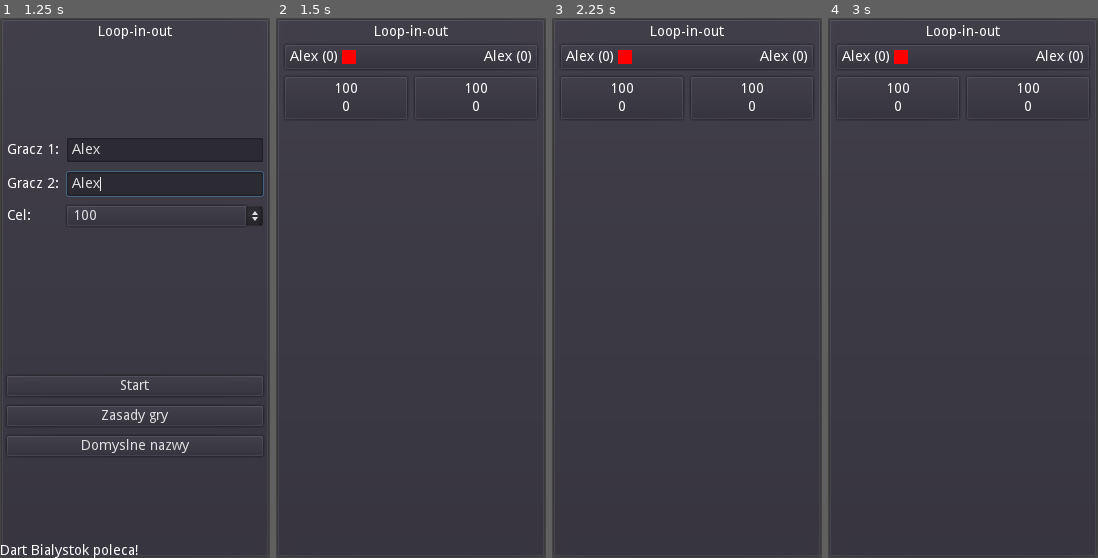
Above: before the commit, frames 1-4 (left to right).
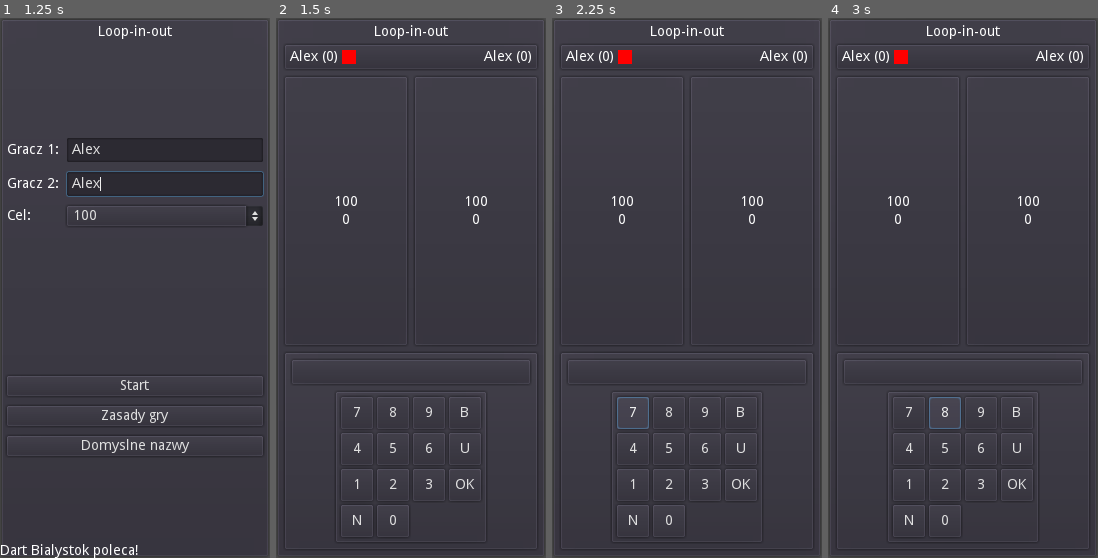
Above: after the commit, the same moments.

Repository: Kiel97/ideal-fortnight
Game: Godot game, scene res://Main.tscn
Same seed, same stepped clock (60 frames per second), same inputs: the game is played once before the commit and once after it.
Inputs (mouse positions are in pixels of both pictures, inside the frame that each line leads up to):
- Up to frame 1 (1.25 s): click (164, 147) at 0.52 s; type "Alex" at 0.6 s; click (164, 185) at 0.75 s; type "Alex" at 0.83 s
- Up to frame 2 (1.5 s): click "Start" at 1.25 s
- Up to frame 3 (2.25 s): click (633, 412) at 2 s, where only the run after the commit has a clickable "7"
- Up to frame 4 (3 s): click (944, 412) at 2.75 s, where only the run after the commit has a clickable "8"

Frame 1 is identical in both runs. In frame 2, 1.8% of the frame differs, in the area x 3-97%, y 12-94%; in frame 3, 1.8%; in frame 4, 1.8%.

Commit message:
Finished creating game interface - now it's time for proper naming

Diff:
--- a/LoopInOut/Game.tscn
+++ b/LoopInOut/Game.tscn
@@ -40,7 +40,6 @@
 text = "111 (25)"
 
 [node name="Player1Turn" type="ColorRect" parent="PanelContainer/VBoxContainer/PanelContainer/HBoxContainer"]
-visible = false
 margin_left = 56.0
 margin_right = 70.0
 margin_bottom = 14.0
@@ -48,13 +47,12 @@
 color = Color( 1, 0, 0, 1 )
 
 [node name="Space" type="Control" parent="PanelContainer/VBoxContainer/PanelContainer/HBoxContainer"]
-margin_left = 56.0
-margin_right = 186.0
+margin_left = 74.0
+margin_right = 168.0
 margin_bottom = 14.0
 size_flags_horizontal = 3
 
 [node name="Player2Turn" type="ColorRect" parent="PanelContainer/VBoxContainer/PanelContainer/HBoxContainer"]
-visible = false
 margin_left = 172.0
 margin_right = 186.0
 margin_bottom = 14.0
@@ -70,24 +68,27 @@
 [node name="HBoxContainer" type="HBoxContainer" parent="PanelContainer/VBoxContainer"]
 margin_top = 50.0
 margin_right = 256.0
-margin_bottom = 96.0
+margin_bottom = 322.0
+size_flags_vertical = 3
 
 [node name="PanelContainer" type="PanelContainer" parent="PanelContainer/VBoxContainer/HBoxContainer"]
 margin_right = 126.0
-margin_bottom = 46.0
+margin_bottom = 272.0
 size_flags_horizontal = 3
 
 [node name="VBoxContainer" type="VBoxContainer" parent="PanelContainer/VBoxContainer/HBoxContainer/PanelContainer"]
 margin_left = 7.0
-margin_top = 7.0
+margin_top = 120.0
 margin_right = 119.0
-margin_bottom = 39.0
+margin_bottom = 152.0
+size_flags_vertical = 4
 
 [node name="Player1RemainingLabel" type="Label" parent="PanelContainer/VBoxContainer/HBoxContainer/PanelContainer/VBoxContainer"]
 margin_right = 112.0
 margin_bottom = 14.0
 text = "501"
 align = 1
+valign = 1
 
 [node name="Player1Target" type="Label" parent="PanelContainer/VBoxContainer/HBoxContainer/PanelContainer/VBoxContainer"]
 margin_top = 18.0
@@ -95,24 +96,27 @@
 margin_bottom = 32.0
 text = "0"
 align = 1
+valign = 1
 
 [node name="PanelContainer2" type="PanelContainer" parent="PanelContainer/VBoxContainer/HBoxContainer"]
 margin_left = 130.0
 margin_right = 256.0
-margin_bottom = 46.0
+margin_bottom = 272.0
 size_flags_horizontal = 3
 
 [node name="VBoxContainer" type="VBoxContainer" parent="PanelContainer/VBoxContainer/HBoxContainer/PanelContainer2"]
 margin_left = 7.0
-margin_top = 7.0
+margin_top = 120.0
 margin_right = 119.0
-margin_bottom = 39.0
+margin_bottom = 152.0
+size_flags_vertical = 4
 
 [node name="Player2RemainingLabel" type="Label" parent="PanelContainer/VBoxContainer/HBoxContainer/PanelContainer2/VBoxContainer"]
 margin_right = 112.0
 margin_bottom = 14.0
 text = "501"
 align = 1
+valign = 1
 
 [node name="Player2Target" type="Label" parent="PanelContainer/VBoxContainer/HBoxContainer/PanelContainer2/VBoxContainer"]
 margin_top = 18.0
@@ -120,3 +124,200 @@
 margin_bottom = 32.0
 text = "0"
 align = 1
+valign = 1
+
+[node name="PanelContainer2" type="PanelContainer" parent="PanelContainer/VBoxContainer"]
+margin_top = 326.0
+margin_right = 256.0
+margin_bottom = 526.0
+
+[node name="VBoxContainer" type="VBoxContainer" parent="PanelContainer/VBoxContainer/PanelContainer2"]
+editor/display_folded = true
+margin_left = 7.0
+margin_top = 7.0
+margin_right = 249.0
+margin_bottom = 193.0
+
+[node name="PanelContainer" type="PanelContainer" parent="PanelContainer/VBoxContainer/PanelContainer2/VBoxContainer"]
+margin_right = 242.0
+margin_bottom = 28.0
+
+[node name="InsertedValueLabel" type="Label" parent="PanelContainer/VBoxContainer/PanelContainer2/VBoxContainer/PanelContainer"]
+margin_left = 7.0
+margin_top = 7.0
+margin_right = 235.0
+margin_bottom = 21.0
+align = 1
+
+[node name="Keypad" type="PanelContainer" parent="PanelContainer/VBoxContainer/PanelContainer2/VBoxContainer"]
+margin_left = 44.0
+margin_top = 32.0
+margin_right = 198.0
+margin_bottom = 186.0
+size_flags_horizontal = 4
+
+[node name="GridContainer" type="GridContainer" parent="PanelContainer/VBoxContainer/PanelContainer2/VBoxContainer/Keypad"]
+margin_left = 7.0
+margin_top = 7.0
+margin_right = 147.0
+margin_bottom = 147.0
+size_flags_horizontal = 4
+columns = 4
+
+[node name="Button" type="Button" parent="PanelContainer/VBoxContainer/PanelContainer2/VBoxContainer/Keypad/GridContainer"]
+margin_right = 32.0
+margin_bottom = 32.0
+rect_min_size = Vector2( 32, 32 )
+text = "7"
+
+[node name="Button2" type="Button" parent="PanelContainer/VBoxContainer/PanelContainer2/VBoxContainer/Keypad/GridContainer"]
+margin_left = 36.0
+margin_right = 68.0
+margin_bottom = 32.0
+rect_min_size = Vector2( 32, 32 )
+text = "8"
+
+[node name="Button3" type="Button" parent="PanelContainer/VBoxContainer/PanelContainer2/VBoxContainer/Keypad/GridContainer"]
+margin_left = 72.0
+margin_right = 104.0
+margin_bottom = 32.0
+rect_min_size = Vector2( 32, 32 )
+text = "9"
+
+[node name="Button4" type="Button" parent="PanelContainer/VBoxContainer/PanelContainer2/VBoxContainer/Keypad/GridContainer"]
+margin_left = 108.0
+margin_right = 140.0
+margin_bottom = 32.0
+rect_min_size = Vector2( 32, 32 )
+text = "B"
+
+[node name="Button5" type="Button" parent="PanelContainer/VBoxContainer/PanelContainer2/VBoxContainer/Keypad/GridContainer"]
+margin_top = 36.0
+margin_right = 32.0
+margin_bottom = 68.0
+rect_min_size = Vector2( 32, 32 )
+text = "4"
+
+[node name="Button6" type="Button" parent="PanelContainer/VBoxContainer/PanelContainer2/VBoxContainer/Keypad/GridContainer"]
+margin_left = 36.0
+margin_top = 36.0
+margin_right = 68.0
+margin_bottom = 68.0
+rect_min_size = Vector2( 32, 32 )
+text = "5"
+
+[node name="Button7" type="Button" parent="PanelContainer/VBoxContainer/PanelContainer2/VBoxContainer/Keypad/GridContainer"]
+margin_left = 72.0
+margin_top = 36.0
+margin_right = 104.0
+margin_bottom = 68.0
+rect_min_size = Vector2( 32, 32 )
+text = "6"
+
+[node name="Button8" type="Button" parent="PanelContainer/VBoxContainer/PanelContainer2/VBoxContainer/Keypad/GridContainer"]
+margin_left = 108.0
+margin_top = 36.0
+margin_right = 140.0
+margin_bottom = 68.0
+rect_min_size = Vector2( 32, 32 )
+text = "U"
+
+[node name="Button9" type="Button" parent="PanelContainer/VBoxContainer/PanelContainer2/VBoxContainer/Keypad/GridContainer"]
+margin_top = 72.0
+margin_right = 32.0
+margin_bottom = 104.0
+rect_min_size = Vector2( 32, 32 )
+text = "1"
+
+[node name="Button10" type="Button" parent="PanelContainer/VBoxContainer/PanelContainer2/VBoxContainer/Keypad/GridContainer"]
+margin_left = 36.0
+margin_top = 72.0
+margin_right = 68.0
+margin_bottom = 104.0
+rect_min_size = Vector2( 32, 32 )
+text = "2"
+
+[node name="Button11" type="Button" parent="PanelContainer/VBoxContainer/PanelContainer2/VBoxContainer/Keypad/GridContainer"]
+margin_left = 72.0
+margin_top = 72.0
+margin_right = 104.0
+margin_bottom = 104.0
+rect_min_size = Vector2( 32, 32 )
+text = "3"
+
+[node name="Button12" type="Button" parent="PanelContainer/VBoxContainer/PanelContainer2/VBoxContainer/Keypad/GridContainer"]
+margin_left = 108.0
+margin_top = 72.0
+margin_right = 140.0
+margin_bottom = 104.0
+rect_min_size = Vector2( 32, 32 )
+text = "OK"
+
+[node name="Button13" type="Button" parent="PanelContainer/VBoxContainer/PanelContainer2/VBoxContainer/Keypad/GridContainer"]
+margin_top = 108.0
+margin_right = 32.0
+margin_bottom = 140.0
+rect_min_size = Vector2( 32, 32 )
+text = "N"
+
+[node name="Button14" type="Button" parent="PanelContainer/VBoxContainer/PanelContainer2/VBoxContainer/Keypad/GridContainer"]
+margin_left = 36.0
+margin_top = 108.0
+margin_right = 68.0
+margin_bottom = 140.0
+rect_min_size = Vector2( 32, 32 )
+text = "0"
+
+[node name="PanelContainer3" type="PanelContainer" parent="PanelContainer/VBoxContainer"]
+visible = false
+margin_top = 366.0
+margin_right = 256.0
+margin_bottom = 526.0
+
+[node name="VBoxContainer" type="VBoxContainer" parent="PanelContainer/VBoxContainer/PanelContainer3"]
+margin_left = 7.0
+margin_top = 7.0
+margin_right = 249.0
+margin_bottom = 153.0
+
+[node name="Keypad" type="PanelContainer" parent="PanelContainer/VBoxContainer/PanelContainer3/VBoxContainer"]
+margin_left = 48.0
+margin_right = 194.0
+margin_bottom = 146.0
+size_flags_horizontal = 4
+
+[node name="GridContainer" type="GridContainer" parent="PanelContainer/VBoxContainer/PanelContainer3/VBoxContainer/Keypad"]
+margin_left = 7.0
+margin_top = 7.0
+margin_right = 139.0
+margin_bottom = 139.0
+size_flags_horizontal = 4
+columns = 2
+
+[node name="Button" type="Button" parent="PanelContainer/VBoxContainer/PanelContainer3/VBoxContainer/Keypad/GridContainer"]
+margin_right = 64.0
+margin_bottom = 64.0
+rect_min_size = Vector2( 64, 64 )
+text = "X"
+
+[node name="Button2" type="Button" parent="PanelContainer/VBoxContainer/PanelContainer3/VBoxContainer/Keypad/GridContainer"]
+margin_left = 68.0
+margin_right = 132.0
+margin_bottom = 64.0
+rect_min_size = Vector2( 64, 64 )
+text = "1"
+
+[node name="Button3" type="Button" parent="PanelContainer/VBoxContainer/PanelContainer3/VBoxContainer/Keypad/GridContainer"]
+margin_top = 68.0
+margin_right = 64.0
+margin_bottom = 132.0
+rect_min_size = Vector2( 64, 64 )
+text = "2"
+
+[node name="Button4" type="Button" parent="PanelContainer/VBoxContainer/PanelContainer3/VBoxContainer/Keypad/GridContainer"]
+margin_left = 68.0
+margin_top = 68.0
+margin_right = 132.0
+margin_bottom = 132.0
+rect_min_size = Vector2( 64, 64 )
+text = "3"
